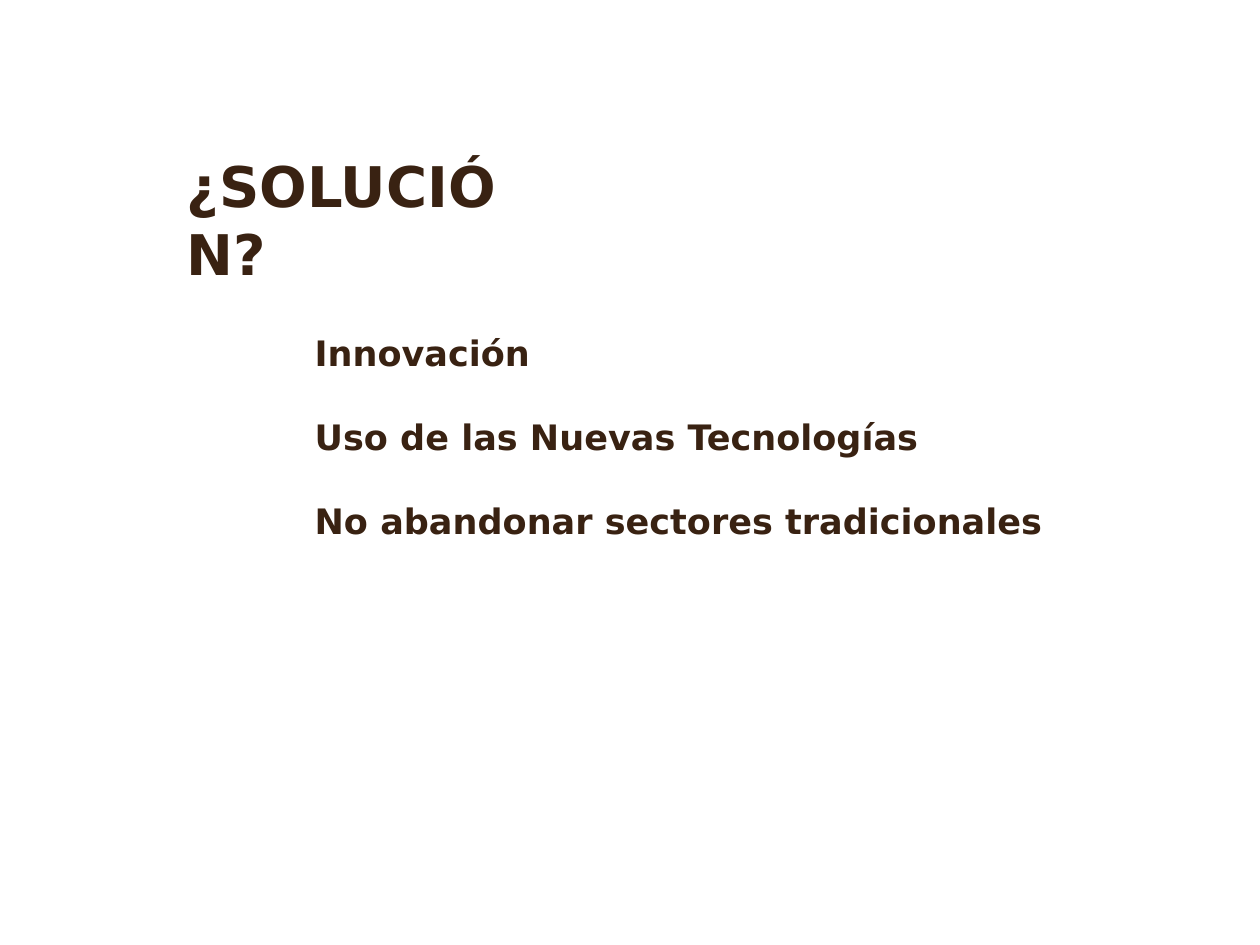
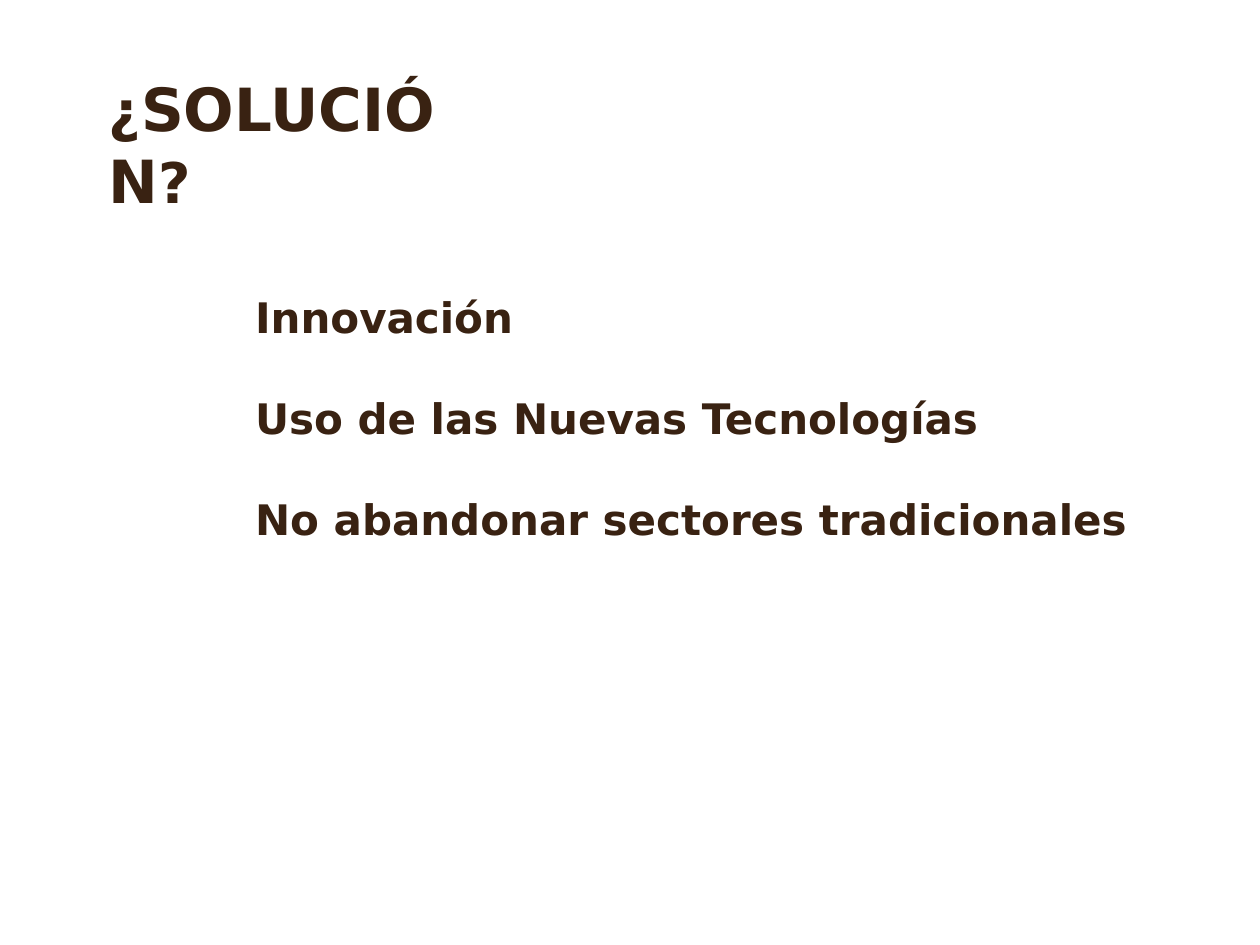
Before and after one commit to vicrosa25/trabajoTIS, a slide deck: slide 9 of Para enviar/presentación.ppt. Drawn at 1260x945 pixels with LibreOffice and Linux fonts; fonts in the diff are those of the drawing; background and template pictures are left out. Boxes give left, top, right and bottom in pixels: in the first picture for what was removed or moved away, otherwise in the second. Text is boxed around its words. In the diff, an @@ line names an element or a change of style, - is before the commit and + after.

```diff
--- a/Para enviar/presentación.ppt
+++ b/Para enviar/presentación.ppt
@@ text "¿SOLUCIÓN?" moved from (x1=175, y1=145, x2=551, y2=226) to (x1=96, y1=66, x2=489, y2=150) @@
@@ text "¿SOLUCIÓN?" at (x1=96, y1=66, x2=489, y2=150): size 32 to 34 pt in "¿SOLUCIÓN?" @@
@@ text "Innovación" moved from (x1=315, y1=338, x2=1042, y2=535) to (x1=255, y1=299, x2=1127, y2=536) @@
@@ text "Innovación" at (x1=255, y1=299, x2=1127, y2=536): size 20 to 24 pt @@
```
Also in this commit, not shown: 14 other slides changed, 2 slides added.
